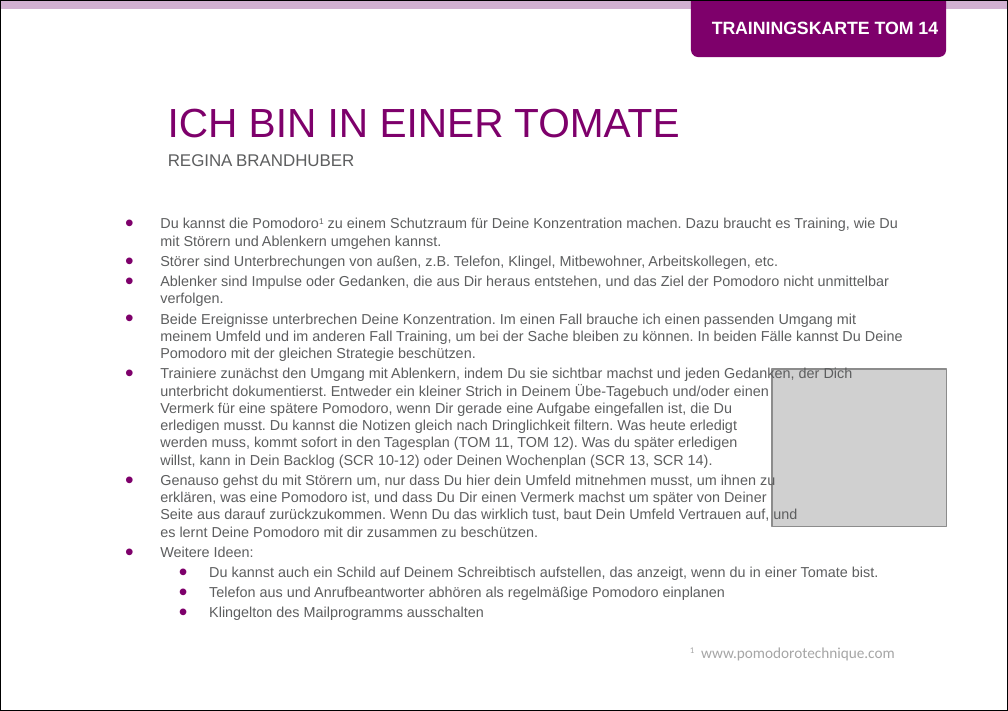
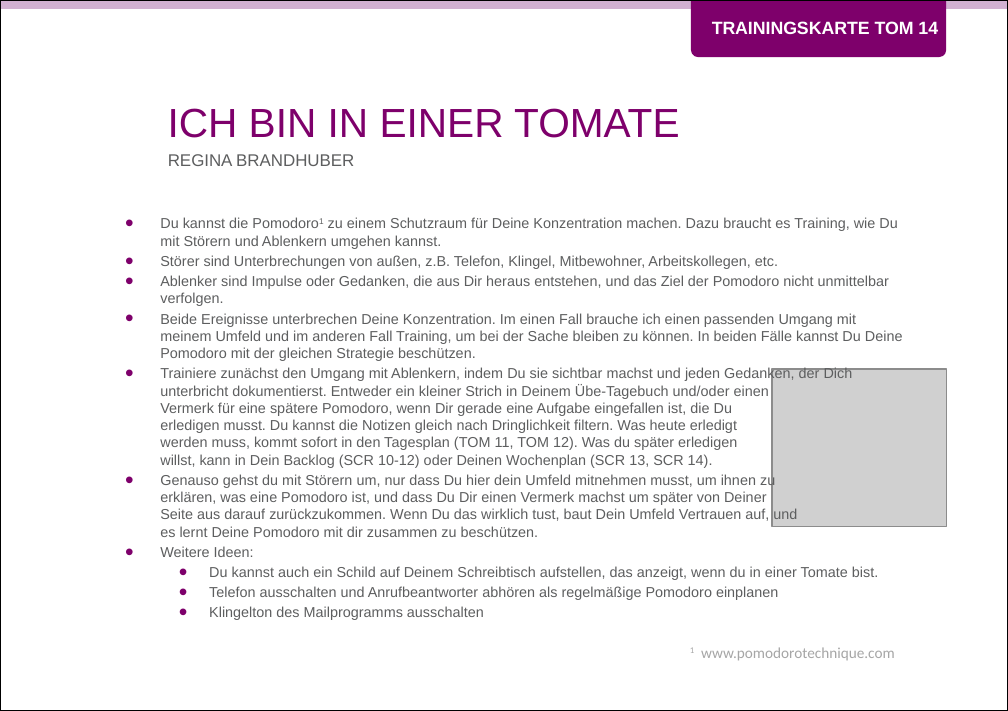
Before and after one commit to Teamtool/training-materials, a slide deck: slide 1 of training-cards/music moves/Tomatoes (TOM)/ger/apprentice/ger_TOM_14_Ich_bin_in_einer_Tomate_MM_A.pptx. Drawn at 1008x711 pixels with LibreOffice and Linux fonts; fonts in the diff are those of the drawing; grey boxes stand for pictures; background and template pictures are left out. Boxes give left, top, right and bottom in pixels: in the first picture for what was removed or moved away, otherwise in the second. Text is boxed around its words. In the diff, an @@ line names an element or a change of style, - is before the commit and + after.

```diff
--- a/training-cards/music moves/Tomatoes (TOM)/ger/apprentice/ger_TOM_14_Ich_bin_in_einer_Tomate_MM_A.pptx
+++ b/training-cards/music moves/Tomatoes (TOM)/ger/apprentice/ger_TOM_14_Ich_bin_in_einer_Tomate_MM_A.pptx
@@ text at <box>209,586,778,600</box>: text changed @@
-  • Telefon aus und Anrufbeantworter abhören als regelmäßige Pomodoro einplanen
+  • Telefon ausschalten und Anrufbeantworter abhören als regelmäßige Pomodoro einplanen
```
Also in this commit, not shown: 1 other file.
